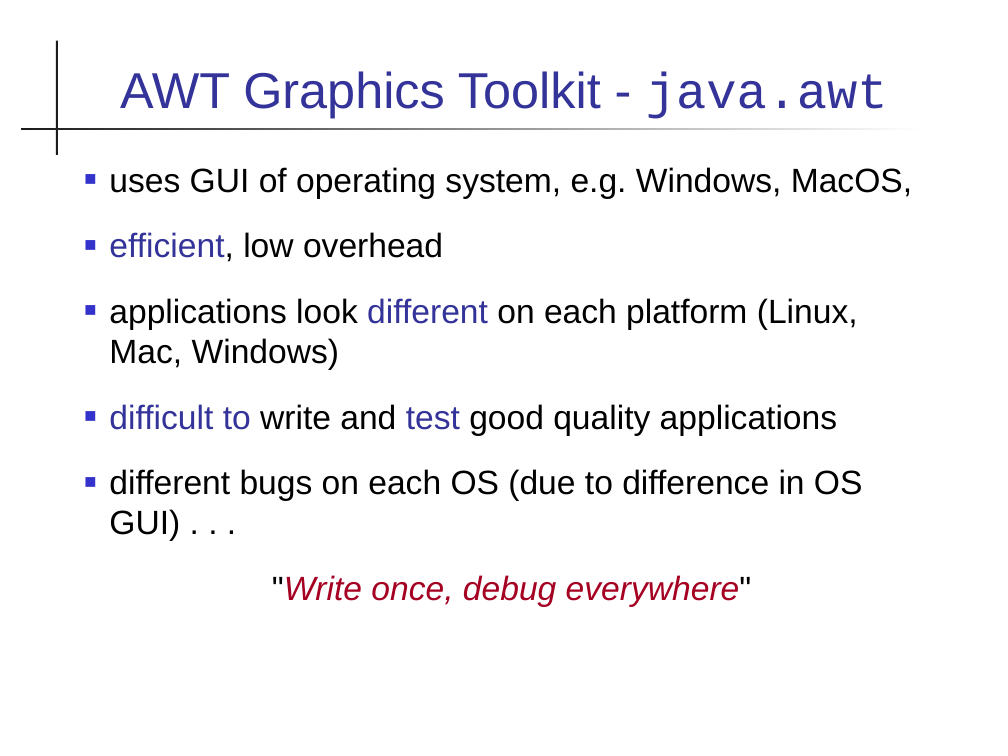
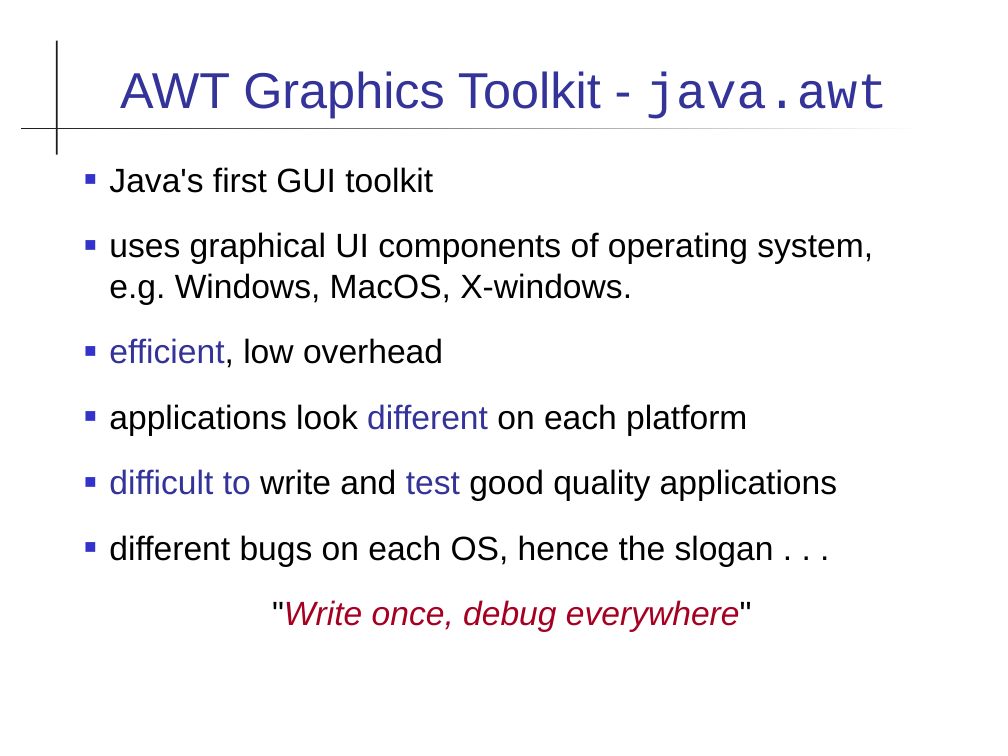
Before and after one commit to skeoop/skeoop.github.io, a slide deck: slide 7 of week7/Graphics-1.ppt. Drawn at 1008x756 pixels with LibreOffice and Linux fonts; fonts in the diff are those of the drawing. Boxes give left, top, right and bottom in pixels: in the first picture for what was removed or moved away, otherwise in the second. Text is boxed around its words. In the diff, an @@ line names an element or a change of style, - is before the commit and + after.

```diff
--- a/week7/Graphics-1.ppt
+++ b/week7/Graphics-1.ppt
@@ text at (x1=109, y1=167, x2=873, y2=305): text changed @@
-■ uses GUI of operating system, e.g. Windows, MacOS,
+■ Java's first GUI toolkit
+■ uses graphical UI components of operating system, e.g. Windows, MacOS, X-windows.
@@ text at (x1=109, y1=404, x2=747, y2=436): text changed @@
-■ applications look different on each platform (Linux, Mac, Windows)
+■ applications look different on each platform
@@ text at (x1=109, y1=535, x2=774, y2=567): text changed @@
-■ different bugs on each OS (due to difference in OS GUI) . . .
+■ different bugs on each OS, hence the slogan . . .
@@ text at (x1=272, y1=600, x2=752, y2=632): indent changed @@
```
Also in this commit, not shown: 7 other slides changed, 22 slides removed, 27 other files.
